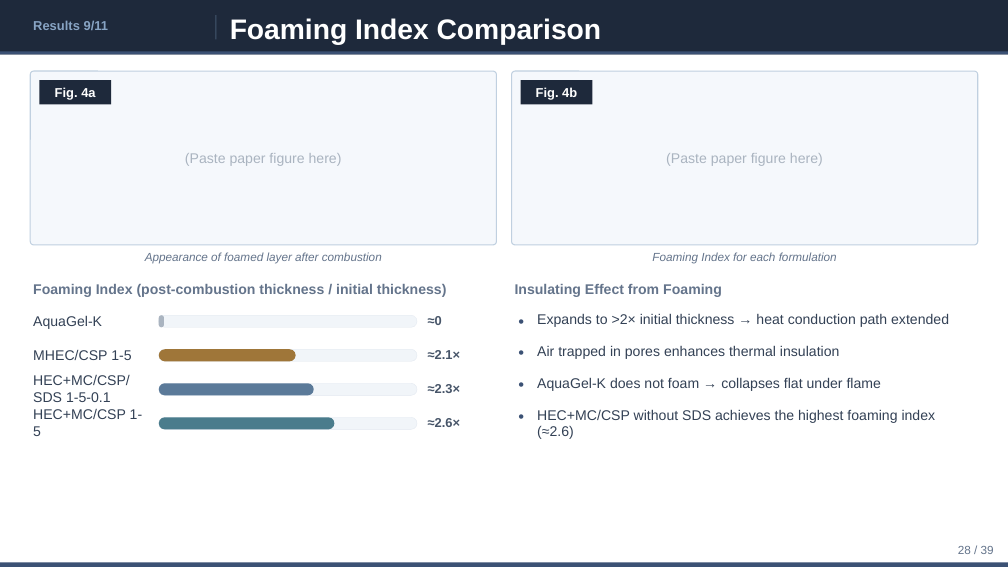
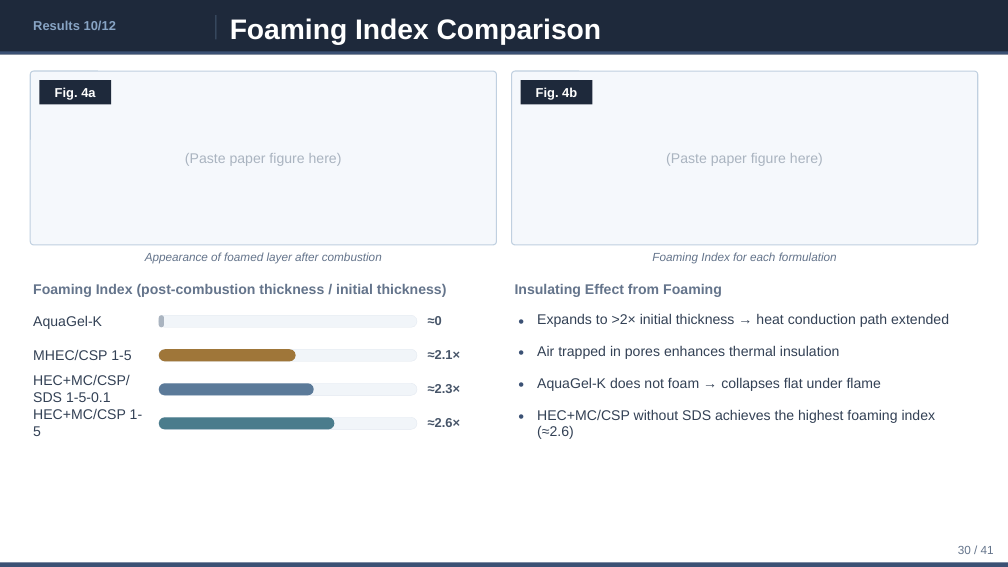
Before and after one commit to ytaisei0525-design/my-first-claude, a slide deck: slide 30 of slides_en.pptx (slide 28 before the commit). Drawn at 1008x567 pixels with LibreOffice and Linux fonts; fonts in the diff are those of the drawing. Boxes give left, top, right and bottom in pixels: in the first picture for what was removed or moved away, otherwise in the second. Text is boxed around its words. In the diff, an @@ line names an element or a change of style, - is before the commit and + after.

```diff
--- a/slides_en.pptx
+++ b/slides_en.pptx
@@ text at (33,20,116,30): text changed @@
-Results 9/11
+Results 10/12
@@ text at (958,546,994,554): text changed @@
-28 / 39
+30 / 41
```
Also in this commit, not shown: 38 other slides changed, 2 slides added, 2 other files.
